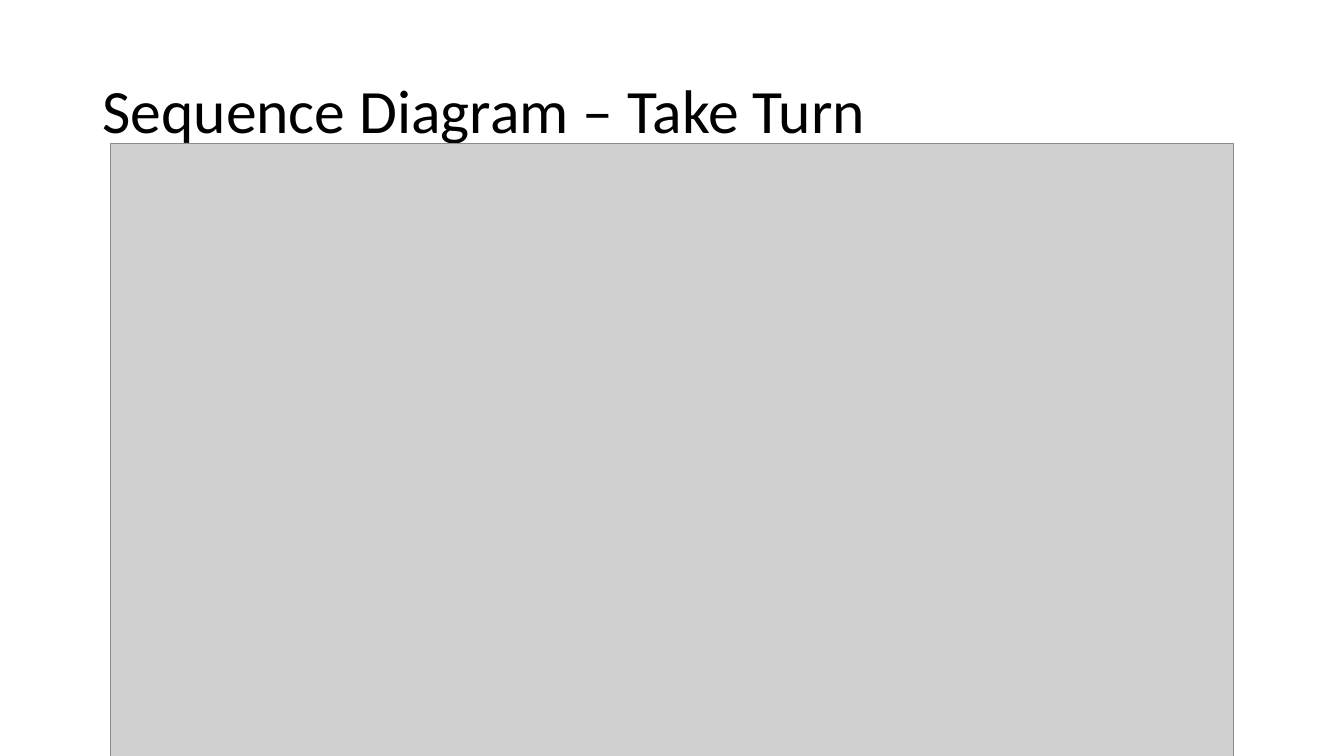
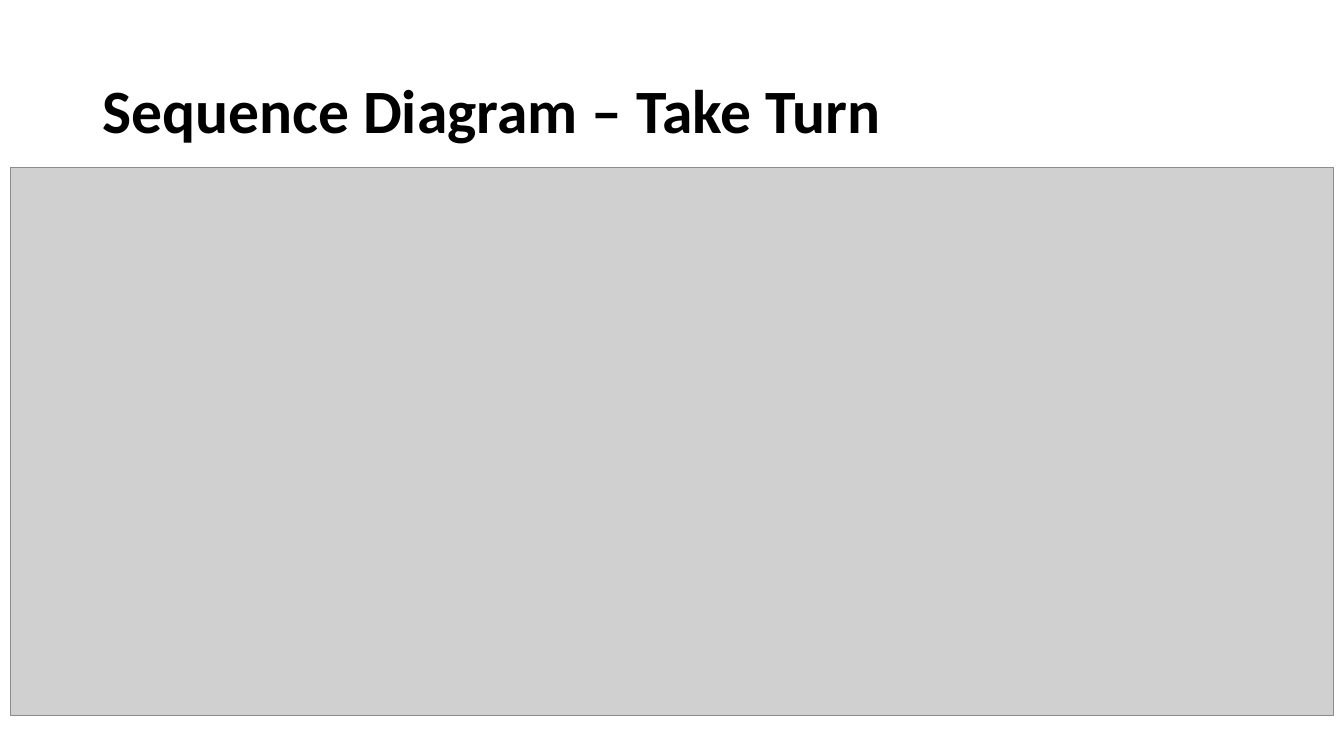
Before and after one commit to Chris-Schaffer/cs414-f18-001-stringCheese, a slide deck: slide 9 of Documents P3/CS 414 Rollerball Project 03.pptx (slide 8 before the commit). Drawn at 1344x756 pixels with LibreOffice and Linux fonts; fonts in the diff are those of the drawing; grey boxes stand for pictures. Boxes give left, top, right and bottom in pixels: in the first picture for what was removed or moved away, otherwise in the second. Text is boxed around its words. In the diff, an @@ line names an element or a change of style, - is before the commit and + after.

```diff
--- a/Documents P3/CS 414 Rollerball Project 03.pptx
+++ b/Documents P3/CS 414 Rollerball Project 03.pptx
@@ title "Sequence Diagram – Take Turn" at <box>102,89,880,144</box>: bold on @@
@@ picture: place and size @@
-picture at <box>110,144,1234,756</box>
+picture at <box>11,167,1334,716</box>
```
Also in this commit, not shown: 7 other slides changed.
